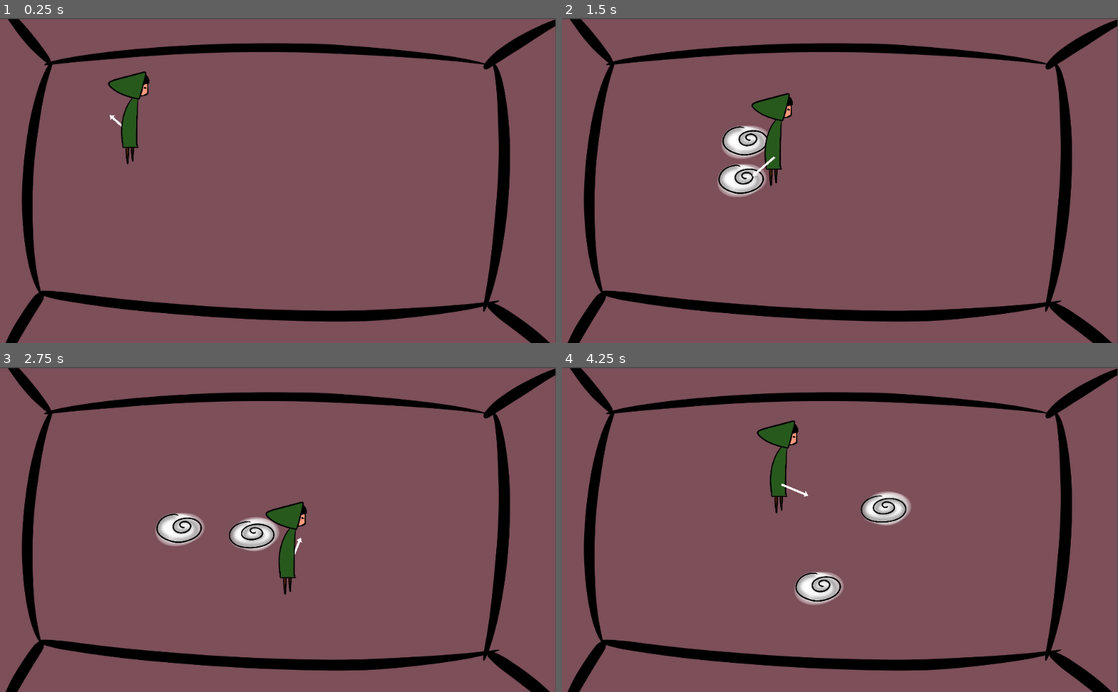
Above: before the commit, frames 1-4 (two rows, left to right).
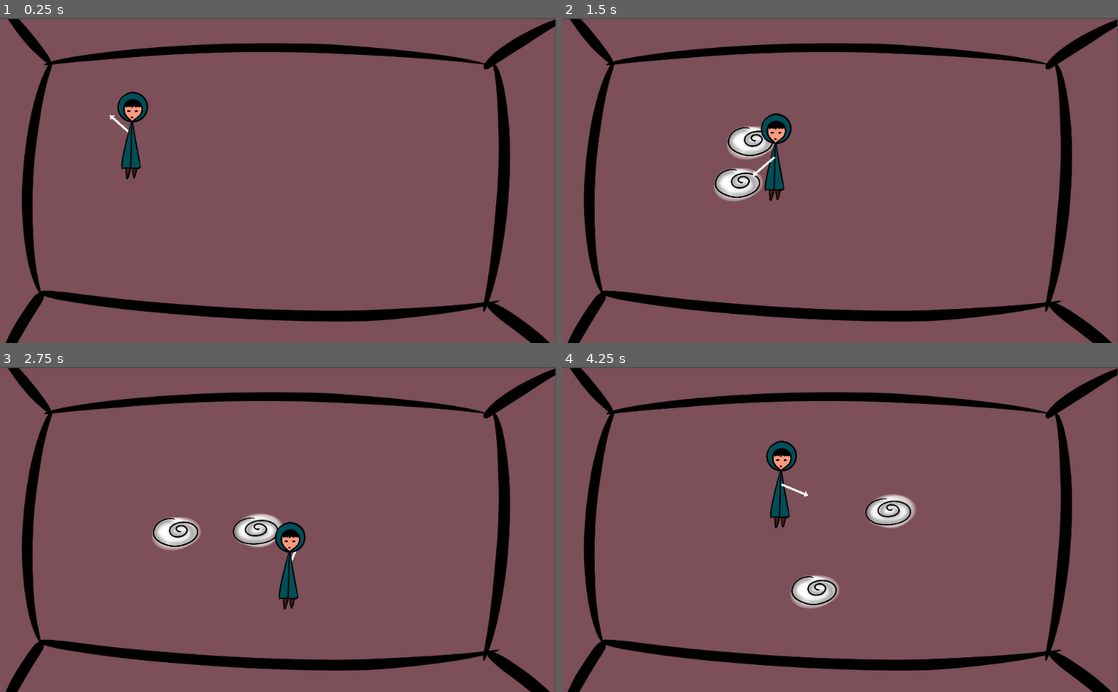
Above: after the commit, the same moments.

Repository: CcCcCc99/SVG_Project
Game: Godot game, scene res://Node2D.tscn
The game is run twice, just before and just after one commit, with the same random seed, the same clock (stepped at 60 frames per second) and the same inputs. The project has no main scene, so this scene is started directly.
Inputs (mouse positions are in pixels of both pictures, inside the frame that each line leads up to):
- Up to frame 1 (0.25 s): no input
- Up to frame 2 (1.5 s): tap Enter at 0.5 s; move the mouse to (962, 164) at 0.52 s; hold D (right) 0.53-1.28 s; click (962, 164) at 0.6 s; move the mouse to (728, 196) at 1.27 s; hold S (down) from 1.28 s (still down); click (728, 196) at 1.35 s
- Up to frame 3 (2.75 s): move the mouse to (333, 458) at 2.02 s; release S (down) at 2.03 s; hold D (right) from 2.03 s (still down); click (333, 458) at 2.1 s
- Up to frame 4 (4.25 s): move the mouse to (812, 594) at 2.77 s; release D (right) at 2.78 s; hold W (up) 2.78-3.53 s; click (812, 594) at 2.85 s; move the mouse to (1006, 578) at 3.52 s; hold A (left) from 3.53 s (still down); click (1006, 578) at 3.6 s

The runs differ from the first frame. In frame 1, 1.3% of the frame differs, in the area x 19-27%, y 16-50%; in frame 2, 2.4%; in frame 3, 2.6%; in frame 4, 2.6%, in the area x 35-64%, y 16-75%.

Commit message:
Aggiunti e riposizionati sprite

Diff:
--- a/src/scenes/prefabs/Player.tscn
+++ b/src/scenes/prefabs/Player.tscn
@@ -1,26 +1,109 @@
-[gd_scene load_steps=7 format=2]
+[gd_scene load_steps=21 format=2]
 
-[ext_resource path="res://sprites/pglato.png" type="Texture" id=1]
+[ext_resource path="res://sprites/player/corpolato.png" type="Texture" id=1]
 [ext_resource path="res://scripts/Player.gd" type="Script" id=2]
-[ext_resource path="res://sprites/arrow.png" type="Texture" id=3]
+[ext_resource path="res://sprites/temp/arrow.png" type="Texture" id=3]
 [ext_resource path="res://scripts/Portalgun.gd" type="Script" id=4]
 [ext_resource path="res://scenes/prefabs/Portal.tscn" type="PackedScene" id=5]
+[ext_resource path="res://sprites/player/gambe4.png" type="Texture" id=6]
+[ext_resource path="res://sprites/player/gambe3.png" type="Texture" id=7]
+[ext_resource path="res://sprites/player/gambe2.png" type="Texture" id=8]
+[ext_resource path="res://sprites/player/gambe1.png" type="Texture" id=9]
+[ext_resource path="res://sprites/player/testaavanti1.png" type="Texture" id=10]
+[ext_resource path="res://sprites/player/corpoavanti.png" type="Texture" id=11]
+[ext_resource path="res://sprites/player/gambeidle.png" type="Texture" id=12]
+[ext_resource path="res://sprites/player/testalato.png" type="Texture" id=13]
+[ext_resource path="res://sprites/player/testadietro.png" type="Texture" id=14]
+[ext_resource path="res://scripts/PlayerAnimator.gd" type="Script" id=15]
+
+[sub_resource type="SpriteFrames" id=3]
+animations = [ {
+"frames": [ ExtResource( 11 ) ],
+"loop": true,
+"name": "front",
+"speed": 5.0
+}, {
+"frames": [ ExtResource( 1 ) ],
+"loop": true,
+"name": "back",
+"speed": 1.0
+} ]
+
+[sub_resource type="SpriteFrames" id=2]
+animations = [ {
+"frames": [ ExtResource( 10 ) ],
+"loop": true,
+"name": "front",
+"speed": 1.0
+}, {
+"frames": [ ExtResource( 14 ) ],
+"loop": true,
+"name": "back",
+"speed": 5.0
+}, {
+"frames": [ ExtResource( 13 ) ],
+"loop": true,
+"name": "side",
+"speed": 5.0
+} ]
+
+[sub_resource type="SpriteFrames" id=4]
+animations = [ {
+"frames": [ ExtResource( 12 ) ],
+"loop": true,
+"name": "idle",
+"speed": 5.0
+}, {
+"frames": [ ExtResource( 7 ), ExtResource( 6 ) ],
+"loop": true,
+"name": "walk_vertical",
+"speed": 5.0
+}, {
+"frames": [ ExtResource( 9 ), ExtResource( 8 ) ],
+"loop": true,
+"name": "walk_horizontal",
+"speed": 5.0
+} ]
 
 [sub_resource type="RectangleShape2D" id=1]
-extents = Vector2( 30, 63.125 )
+extents = Vector2( 12.625, 11.2812 )
+
+[sub_resource type="CircleShape2D" id=5]
+radius = 27.0185
 
 [node name="Player" type="KinematicBody2D"]
 script = ExtResource( 2 )
 speed = 12000
 
-[node name="Sprite" type="Sprite" parent="."]
-position = Vector2( 0, -33.5 )
+[node name="Animator" type="Node2D" parent="."]
+position = Vector2( 3.78, 0 )
 scale = Vector2( 0.38, 0.38 )
-texture = ExtResource( 1 )
+script = ExtResource( 15 )
 
-[node name="Collider" type="CollisionShape2D" parent="."]
-position = Vector2( 3, -37 )
+[node name="Body" type="AnimatedSprite" parent="Animator"]
+frames = SubResource( 3 )
+animation = "front"
+playing = true
+
+[node name="Head" type="AnimatedSprite" parent="Animator"]
+frames = SubResource( 2 )
+animation = "front"
+
+[node name="Legs" type="AnimatedSprite" parent="Animator"]
+frames = SubResource( 4 )
+animation = "idle"
+playing = true
+
+[node name="CollisionShapeLegs" type="CollisionShape2D" parent="."]
+position = Vector2( -1.625, 64 )
 shape = SubResource( 1 )
+
+[node name="CollisionShape2D" type="CollisionShape2D" parent="."]
+position = Vector2( 2, -57 )
+shape = SubResource( 5 )
+
+[node name="CollisionPolygonBody" type="CollisionPolygon2D" parent="."]
+polygon = PoolVector2Array( 1, -29, 16, 56, -18, 56, -2, -28 )
 
 [node name="Portalgun" type="Node2D" parent="."]
 position = Vector2( 0, -5 )
@@ -28,7 +111,7 @@
 __meta__ = {
 "_edit_group_": true
 }
-distance = 85
+distance = 95
 portal = ExtResource( 5 )
 
 [node name="Sprite" type="Sprite" parent="Portalgun"]
--- a/src/scenes/prefabs/Portal.tscn
+++ b/src/scenes/prefabs/Portal.tscn
@@ -1,8 +1,8 @@
 [gd_scene load_steps=6 format=2]
 
-[ext_resource path="res://sprites/pbianco1.png" type="Texture" id=1]
-[ext_resource path="res://sprites/pbianco3.png" type="Texture" id=2]
-[ext_resource path="res://sprites/pbianco2.png" type="Texture" id=3]
+[ext_resource path="res://sprites/prop/pbianco1.png" type="Texture" id=1]
+[ext_resource path="res://sprites/prop/pbianco3.png" type="Texture" id=2]
+[ext_resource path="res://sprites/prop/pbianco2.png" type="Texture" id=3]
 
 [sub_resource type="SpriteFrames" id=2]
 animations = [ {
--- /dev/null
+++ b/src/scripts/PlayerAnimator.gd
@@ -0,0 +1,16 @@
+extends Node2D
+
+
+# Declare member variables here. Examples:
+# var a = 2
+# var b = "text"
+
+
+# Called when the node enters the scene tree for the first time.
+func _ready():
+	pass # Replace with function body.
+
+
+# Called every frame. 'delta' is the elapsed time since the previous frame.
+#func _process(delta):
+#	pass
Binary file added: src/sprites/player/corpoavanti.png
Not shown, added: src/sprites/player/corpoavanti.png.import
Binary file added: src/sprites/player/corpolato.png
Not shown, changed: src/sprites/player/corpolato.png.import
Binary file added: src/sprites/player/gambe1.png
Not shown, changed: src/sprites/player/gambe1.png.import
Binary file added: src/sprites/player/gambe2.png
Not shown, added: src/sprites/player/gambe2.png.import
Binary file added: src/sprites/player/gambe3.png
Not shown, added: src/sprites/player/gambe3.png.import
Binary file added: src/sprites/player/gambe4.png
Not shown, changed: src/sprites/player/gambe4.png.import
(and 20 more such lines)
